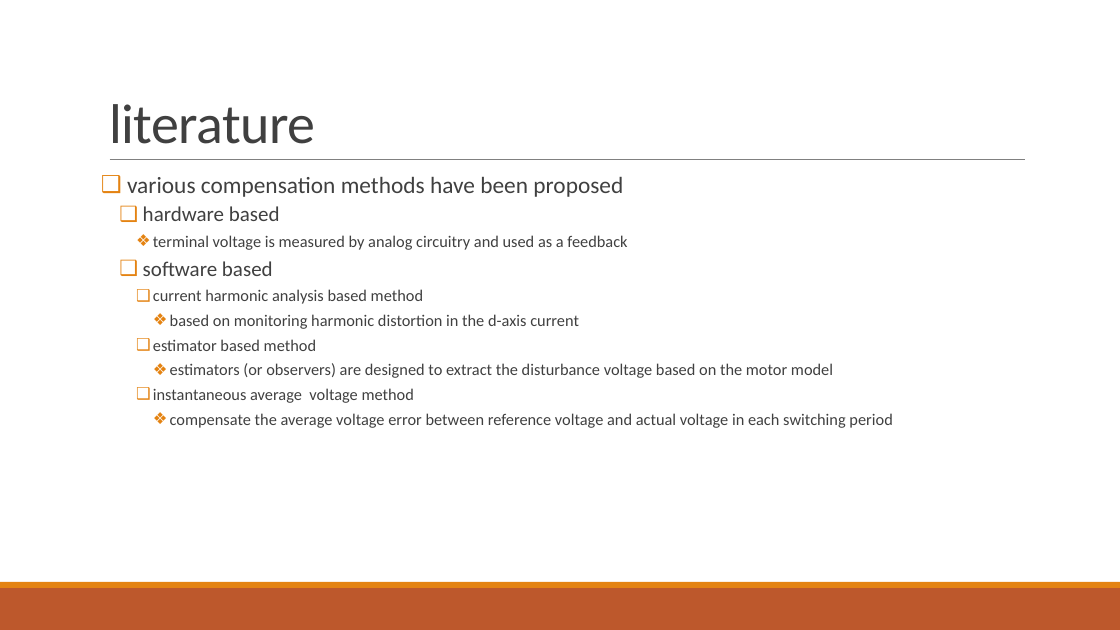
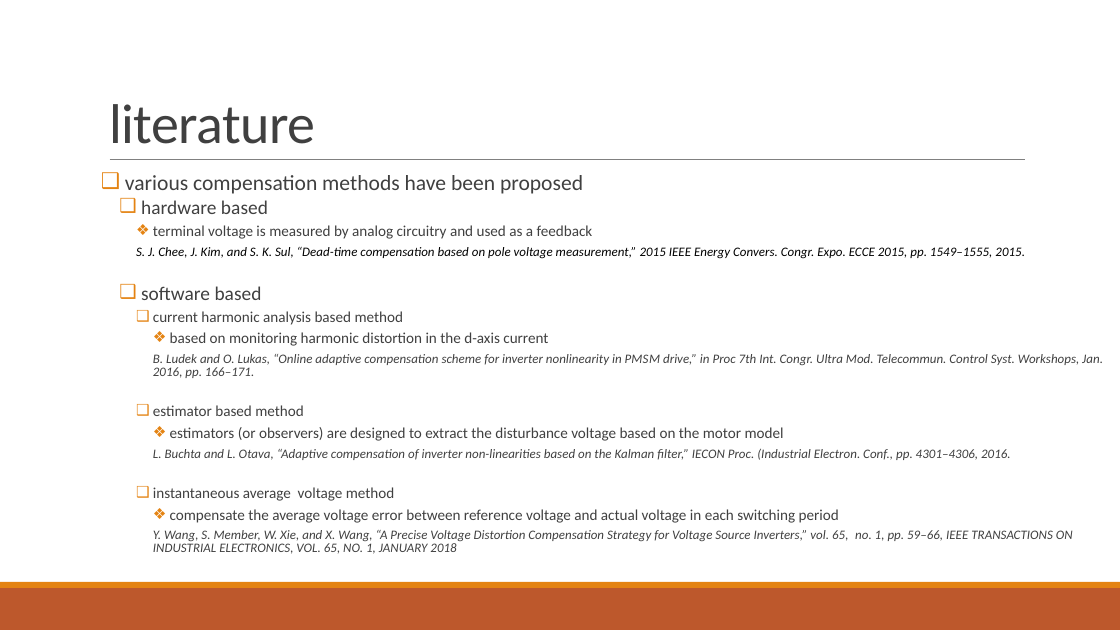
Before and after one commit to hyuruk/doktora, a slide deck: slide 8 of tik/tikMay2018.pptx (slide 6 before the commit). Drawn at 1120x630 pixels with LibreOffice and Linux fonts; fonts in the diff are those of the drawing. Boxes give left, top, right and bottom in pixels: in the first picture for what was removed or moved away, otherwise in the second. Text is boxed around its words. In the diff, an @@ line names an element or a change of style, - is before the commit and + after.

Commit message:
time plan, abstract and presentation is updated and will be checked

```diff
--- a/tik/tikMay2018.pptx
+++ b/tik/tikMay2018.pptx
@@ text at [125, 175, 839, 523]: size 20 to 18.5 pt in "various compensation methods have been proposed"; size 18 to 16.6 pt in "hardware based", "software based"; size 14 to 12.9 pt in "terminal voltage is measured by analog circuitry ...", "current harmonic analysis based method", "based on monitoring harmonic distortion in the ...", "estimator based method" and 3 more places; line spacing 0.9 to 0.8 @@
@@ text at [136, 247, 1025, 259]: paragraph added @@
+    S. J. Chee, J. Kim, and S. K. Sul, “Dead-time compensation based on pole voltage measurement,” 2015 IEEE Energy Convers. Congr. Expo. ECCE 2015, pp. 1549–1555, 2015.
@@ text at [153, 354, 1103, 378]: paragraph added @@
+      B. Ludek and O. Lukas, “Online adaptive compensation scheme for inverter nonlinearity in PMSM drive,” in Proc 7th Int. Congr. Ultra Mod. Telecommun. Control Syst. Workshops, Jan. 2016, pp. 166–171.
@@ text at [153, 449, 1011, 460]: paragraph added @@
+      L. Buchta and L. Otava, “Adaptive compensation of inverter non-linearities based on the Kalman filter,” IECON Proc. (Industrial Electron. Conf., pp. 4301–4306, 2016.
@@ text at [153, 530, 1073, 554]: paragraph added @@
+      Y. Wang, S. Member, W. Xie, and X. Wang, “A Precise Voltage Distortion Compensation Strategy for Voltage Source Inverters,” vol. 65, no. 1, pp. 59–66, IEEE TRANSACTIONS ON INDUSTRIAL ELECTRONICS, VOL. 65, NO. 1, JANUARY 2018
```
Also in this commit, not shown: 11 other slides changed, 3 slides added, 1 slide removed, 2 other files.
